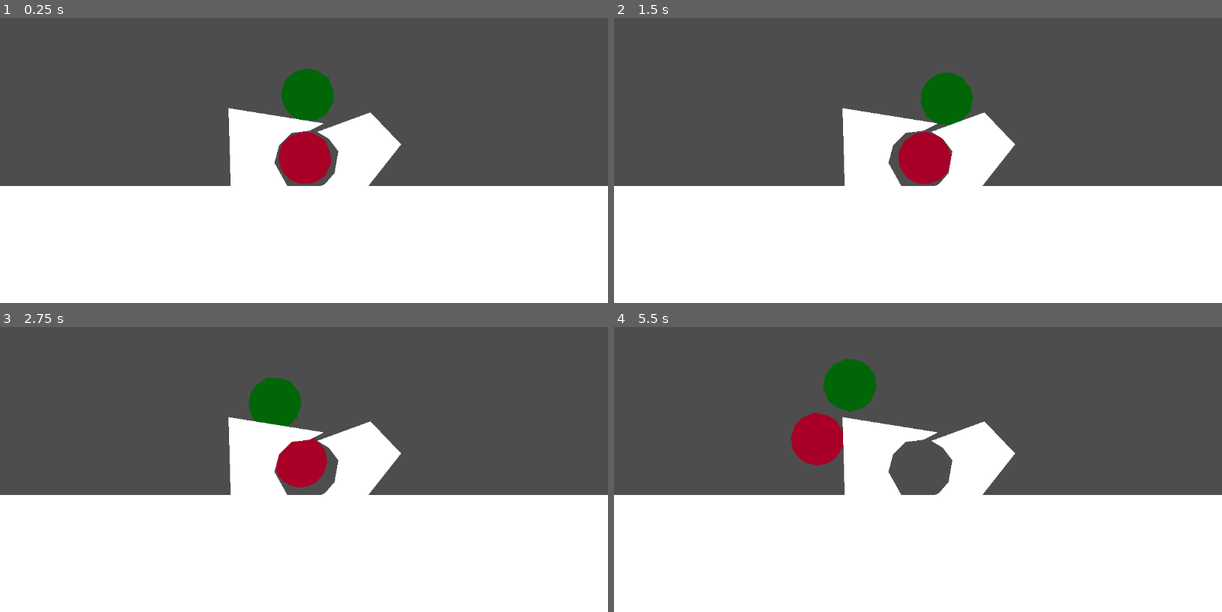
Above: before the commit, frames 1-4 (two rows, left to right).
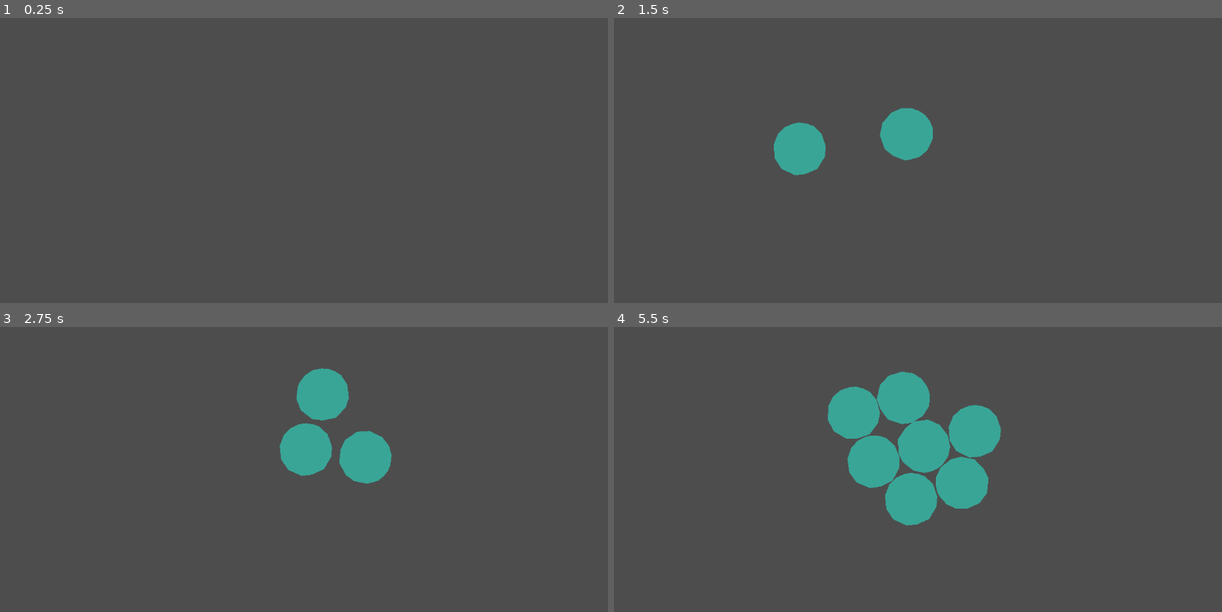
Above: after the commit, the same moments.

Repository: aeriab/testing-joints
Game: Godot game, scene res://game.tscn
Two runs of this game, one before a commit and one after it. Both use one fixed random seed, a clock stepped at 60 frames per second and the inputs below. Before the commit the project starts from res://rope_with_spring_testing.tscn.
Inputs (mouse positions are in pixels of both pictures, inside the frame that each line leads up to):
- Up to frame 1 (0.25 s): no input
- Up to frame 2 (1.5 s): move the mouse to (1051, 114) at 0.52 s; click (1051, 114) at 0.6 s; move the mouse to (796, 149) at 1.27 s; click (796, 149) at 1.35 s
- Up to frame 3 (2.75 s): move the mouse to (364, 366) at 2.02 s; click (364, 366) at 2.1 s
- Up to frame 4 (5.5 s): move the mouse to (887, 509) at 2.77 s; click (887, 509) at 2.85 s; move the mouse to (1100, 492) at 3.52 s; click (1100, 492) at 3.6 s; move the mouse to (735, 389) at 4.27 s; click (735, 389) at 4.35 s; move the mouse to (948, 441) at 5.02 s; click (948, 441) at 5.1 s

The runs differ from the first frame. In frame 1, 48% of the frame differs, in the area x 0-100%, y 17-100%; in frame 2, 50%; in frame 3, 49%; in frame 4, 52%, in the area x 0-100%, y 11-100%.

Commit message:
ready to set up ball collision conections

Diff:
--- a/Ball.gd
+++ /dev/null
@@ -1,2 +0,0 @@
-class_name Ball
-extends RigidBody2D
--- a/Global.gd
+++ b/Global.gd
@@ -1,3 +1,5 @@
 extends Node
 
 var custom_solver_bias: float = 1.2
+
+var gravity: float = 9.8
--- /dev/null
+++ b/Stone.gd
@@ -0,0 +1,22 @@
+class_name Stone
+extends RigidBody2D
+
+@export_group("Stone Properties")
+@export var mass_multiplier: float = 1.0
+@export var aero_torque_strength: float = 5.0
+
+func _ready() -> void:
+	mass = mass_multiplier
+
+func _physics_process(_delta: float) -> void:
+	if not freeze:
+		apply_central_force(stone_acceleration(global_position))
+
+
+		# Simulated aerodynamic restoring torque
+		if linear_velocity.length_squared() > 1.0:
+			var angle_diff = wrapf(linear_velocity.angle() - rotation, -PI, PI)
+			apply_torque(angle_diff * aero_torque_strength * linear_velocity.length())
+
+func stone_acceleration(pos: Vector2) -> Vector2:
+	return pos.direction_to(Vector2.ZERO) * Global.gravity * 100 * mass
--- a/game.tscn
+++ b/game.tscn
@@ -1,8 +1,9 @@
 [gd_scene format=3 uid="uid://cc4u3thvhbqw"]
 
 [ext_resource type="Script" uid="uid://bofraf1ibxw46" path="res://spawn_rigid_bodies.gd" id="1_80nbo"]
-[ext_resource type="PackedScene" uid="uid://dllos1dw65cl7" path="res://ball.tscn" id="2_e2o6t"]
+[ext_resource type="PackedScene" uid="uid://dllos1dw65cl7" path="res://stone.tscn" id="2_eow3j"]
 [ext_resource type="Script" uid="uid://f6j5hbntab62" path="res://damped_spring_joint_2d.gd" id="3_7jktm"]
+[ext_resource type="Script" uid="uid://bah8jc41ddcu4" path="res://Stone.gd" id="3_eow3j"]
 [ext_resource type="Script" uid="uid://geihme4ku2yh" path="res://move_static_body_2d_2.gd" id="3_feb5d"]
 [ext_resource type="Script" uid="uid://d3tattyyqyiuy" path="res://magic_force.gd" id="4_fc0e3"]
 [ext_resource type="PackedScene" uid="uid://dxj85me75a643" path="res://rope_joint.tscn" id="4_ryrav"]
@@ -15,6 +16,8 @@
 [node name="Game" type="Node2D" unique_id=182674882]
 
 [node name="StaticBody2D" type="StaticBody2D" parent="." unique_id=613297743]
+process_mode = 4
+visible = false
 position = Vector2(1, 241)
 
 [node name="CollisionShape2D" type="CollisionShape2D" parent="StaticBody2D" unique_id=1076655259]
@@ -24,6 +27,8 @@
 polygon = PackedVector2Array(-150, 0, 0, 0, 3189, 0, 3189, 1851, -4639, 1766, -4647, 1)
 
 [node name="StaticBody2D3" type="StaticBody2D" parent="." unique_id=1982372915]
+process_mode = 4
+visible = false
 position = Vector2(-535, 45)
 rotation = 1.4945217
 
@@ -34,6 +39,8 @@
 polygon = PackedVector2Array(-150, 0, 0, 0, 3189, 0, 3189, 1851, -4639, 1766, -4647, 1)
 
 [node name="StaticBody2D4" type="StaticBody2D" parent="." unique_id=1145346428]
+process_mode = 4
+visible = false
 position = Vector2(510, 39)
 rotation = -1.4227346
 
@@ -46,49 +53,15 @@
 [node name="Camera2D" type="Camera2D" parent="." unique_id=475873295]
 
 [node name="SpawnRigidBodies" type="Node2D" parent="." unique_id=1480068635]
-process_mode = 4
 script = ExtResource("1_80nbo")
-ball_scene = ExtResource("2_e2o6t")
-
-[node name="GroupWithJoint" type="Node2D" parent="." unique_id=358781970]
-position = Vector2(29, -180)
-
-[node name="RigidBody2D" type="RigidBody2D" parent="GroupWithJoint" unique_id=744953896 groups=["physics_bodies"]]
-
-[node name="CollisionShape2D" type="CollisionShape2D" parent="GroupWithJoint/RigidBody2D" unique_id=705562412]
-shape = SubResource("CircleShape2D_mwb40")
-
-[node name="Polygon2D" type="Polygon2D" parent="GroupWithJoint/RigidBody2D" unique_id=1912826015]
-color = Color(1, 0.56078434, 0.56078434, 1)
-polygon = PackedVector2Array(0, -50, -12, -48, -28, -41, -41, -28, -49, -8, -47, 18, -34, 38, -9, 50, 11, 48, 34, 38, 48, 15, 50, -4, 42, -28, 27, -43, 14, -48)
-
-[node name="RigidBody2D2" type="RigidBody2D" parent="GroupWithJoint" unique_id=248071308 groups=["physics_bodies"]]
-position = Vector2(34, 115)
-
-[node name="CollisionShape2D" type="CollisionShape2D" parent="GroupWithJoint/RigidBody2D2" unique_id=451153072]
-shape = SubResource("CircleShape2D_mwb40")
-
-[node name="Polygon2D" type="Polygon2D" parent="GroupWithJoint/RigidBody2D2" unique_id=1292248143]
-color = Color(0.40392157, 1, 0.4, 1)
-polygon = PackedVector2Array(0, -50, -12, -48, -28, -41, -41, -28, -49, -8, -47, 18, -34, 38, -9, 50, 11, 48, 34, 38, 48, 15, 50, -4, 42, -28, 27, -43, 14, -48)
-
-[node name="DampedSpringJoint2D" type="DampedSpringJoint2D" parent="GroupWithJoint" unique_id=1292146067]
-position = Vector2(12, 46)
-rotation = -0.28944093
-node_a = NodePath("../RigidBody2D")
-node_b = NodePath("../RigidBody2D2")
-bias = 0.9
-disable_collision = false
-length = 25.0
-stiffness = 64.0
-damping = 0.2
-script = ExtResource("3_7jktm")
-stiff_float = 200.0
+stone_scene = ExtResource("2_eow3j")
 
 [node name="GroupWithJoint2" type="Node2D" parent="." unique_id=1636090332]
-position = Vector2(-241, -183)
+process_mode = 4
+position = Vector2(2478, 1135)
 
 [node name="RigidBody2D" type="RigidBody2D" parent="GroupWithJoint2" unique_id=1688401346 groups=["physics_bodies"]]
+script = ExtResource("3_eow3j")
 
 [node name="CollisionShape2D" type="CollisionShape2D" parent="GroupWithJoint2/RigidBody2D" unique_id=710636012]
 shape = SubResource("CircleShape2D_mwb40")
@@ -99,6 +72,7 @@
 
 [node name="RigidBody2D2" type="RigidBody2D" parent="GroupWithJoint2" unique_id=1559712613 groups=["physics_bodies"]]
 position = Vector2(120, 0)
+script = ExtResource("3_eow3j")
 
 [node name="CollisionShape2D" type="CollisionShape2D" parent="GroupWithJoint2/RigidBody2D2" unique_id=1031523614]
 shape = SubResource("CircleShape2D_mwb40")
@@ -137,5 +111,6 @@
 polygon = PackedVector2Array(-151, -27, -126, 137, 243, 80, 158, -55)
 
 [node name="MagicForce" type="Node2D" parent="." unique_id=1798878521]
+process_mode = 4
 script = ExtResource("4_fc0e3")
 force_strength = 60000.0
--- a/project.godot
+++ b/project.godot
@@ -11,7 +11,7 @@
 [application]
 
 config/name="TestingJoints"
-run/main_scene="uid://b3bxrtas7dkbl"
+run/main_scene="uid://cc4u3thvhbqw"
 config/features=PackedStringArray("4.6", "GL Compatibility")
 config/icon="res://icon.svg"
 
--- a/rope_with_spring_testing.tscn
+++ b/rope_with_spring_testing.tscn
@@ -1,7 +1,7 @@
 [gd_scene format=3 uid="uid://b3bxrtas7dkbl"]
 
 [ext_resource type="PackedScene" uid="uid://dxj85me75a643" path="res://rope_joint.tscn" id="1_2emv1"]
-[ext_resource type="Script" uid="uid://bah8jc41ddcu4" path="res://Ball.gd" id="1_s0apg"]
+[ext_resource type="Script" uid="uid://bah8jc41ddcu4" path="res://Stone.gd" id="1_s0apg"]
 [ext_resource type="Script" uid="uid://d028kntj6s5op" path="res://collision_shape_2d.gd" id="2_1fu6y"]
 [ext_resource type="Script" uid="uid://f6j5hbntab62" path="res://damped_spring_joint_2d.gd" id="2_s0apg"]
 [ext_resource type="Script" uid="uid://d3tattyyqyiuy" path="res://magic_force.gd" id="3_1fu6y"]
--- a/spawn_rigid_bodies.gd
+++ b/spawn_rigid_bodies.gd
@@ -1,11 +1,11 @@
 extends Node2D
 
-@export var ball_scene: PackedScene
+@export var stone_scene: PackedScene
 
-var ball: Ball
+var stone: Stone
 
 func _process(delta: float) -> void:
 	if Input.is_action_just_pressed("spawn"):
-		ball = ball_scene.instantiate() as Ball
-		ball.global_position = get_global_mouse_position()
-		get_parent().add_child(ball)
+		stone = stone_scene.instantiate() as Stone
+		stone.global_position = get_global_mouse_position()
+		get_parent().add_child(stone)
--- a/ball.tscn
+++ b/stone.tscn
@@ -1,11 +1,21 @@
 [gd_scene format=3 uid="uid://dllos1dw65cl7"]
 
-[ext_resource type="Script" uid="uid://bah8jc41ddcu4" path="res://Ball.gd" id="1_x8fbi"]
+[ext_resource type="Script" uid="uid://bah8jc41ddcu4" path="res://Stone.gd" id="1_x8fbi"]
+
+[sub_resource type="PhysicsMaterial" id="PhysicsMaterial_x8fbi"]
+friction = 0.0
+bounce = 0.2
 
 [sub_resource type="CircleShape2D" id="CircleShape2D_mwb40"]
 radius = 50.0
 
 [node name="Ball" type="RigidBody2D" unique_id=205845738]
+physics_material_override = SubResource("PhysicsMaterial_x8fbi")
+gravity_scale = 0.0
+continuous_cd = 1
+linear_damp_mode = 1
+linear_damp = 1.0
+angular_velocity = 0.017453292
 script = ExtResource("1_x8fbi")
 
 [node name="CollisionShape2D" type="CollisionShape2D" parent="." unique_id=2017897169]
Renamed: Ball.gd.uid -> Stone.gd.uid
